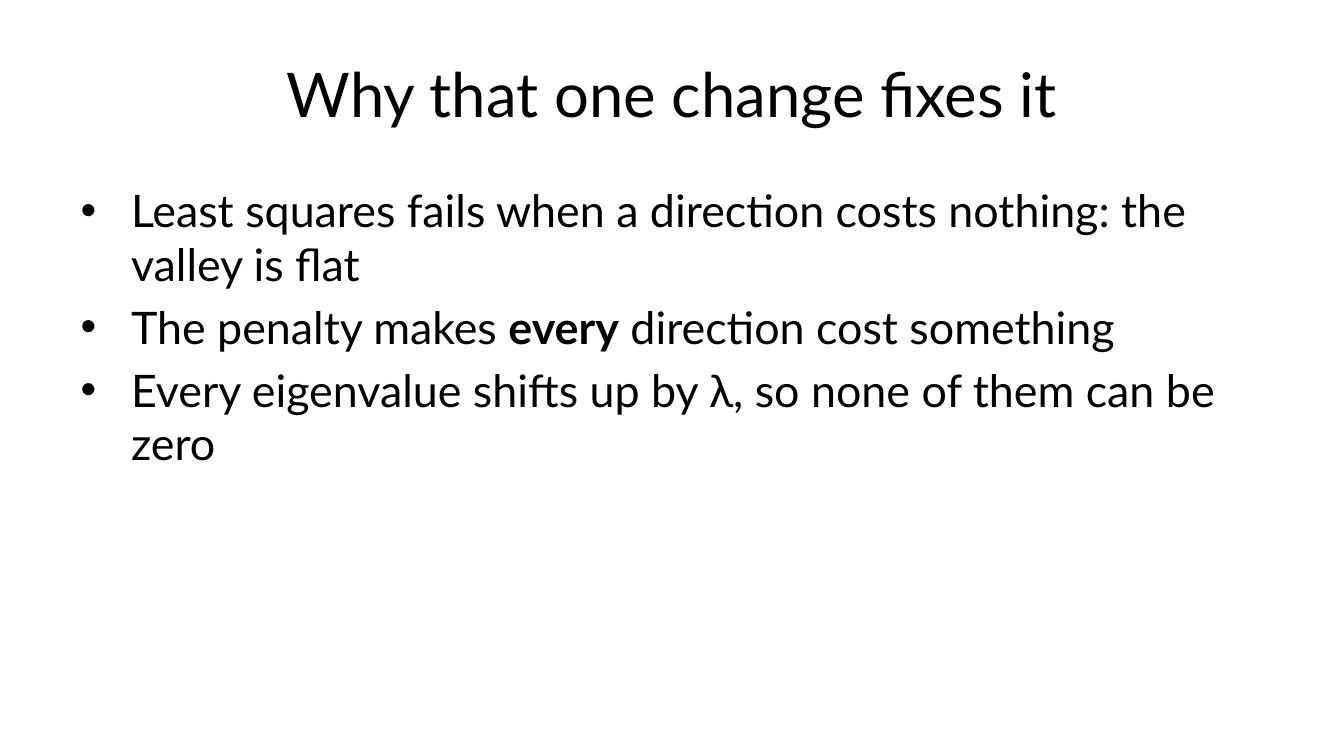
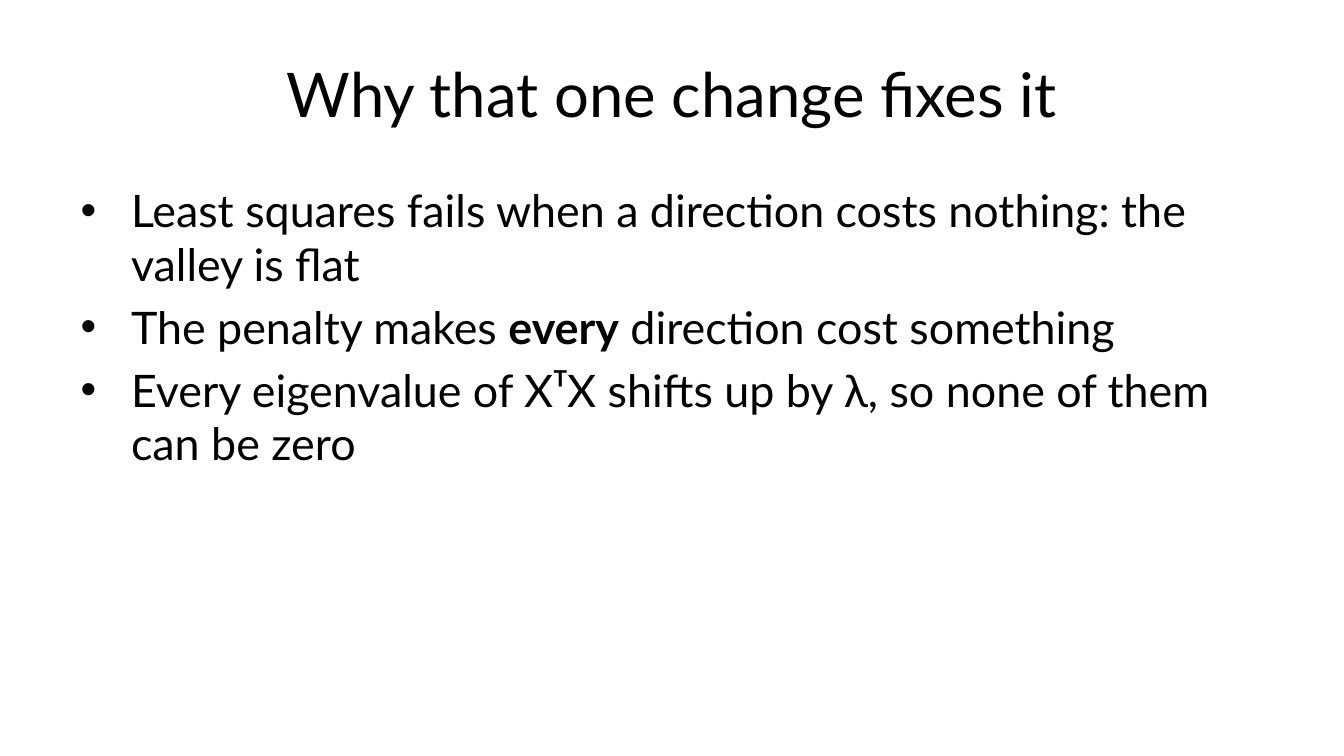
Before and after one commit to fabioantonini/technologies-for-artificial-intelligence, a slide deck: slide 43 of Lessons/03_regression/Slides/regression_slides.pptx. Drawn at 1344x756 pixels with LibreOffice and Linux fonts; fonts in the diff are those of the drawing; background and template pictures are left out. Boxes give left, top, right and bottom in pixels: in the first picture for what was removed or moved away, otherwise in the second. Text is boxed around its words. In the diff, an @@ line names an element or a change of style, - is before the commit and + after.

```diff
--- a/Lessons/03_regression/Slides/regression_slides.pptx
+++ b/Lessons/03_regression/Slides/regression_slides.pptx
@@ text at bbox=[131, 370, 1210, 461]: text changed @@
-• Every eigenvalue shifts up by λ, so none of them can be zero
+• Every eigenvalue of XᵀX shifts up by λ, so none of them can be zero
```
Also in this commit, not shown: 13 other slides changed, 6 other files.
